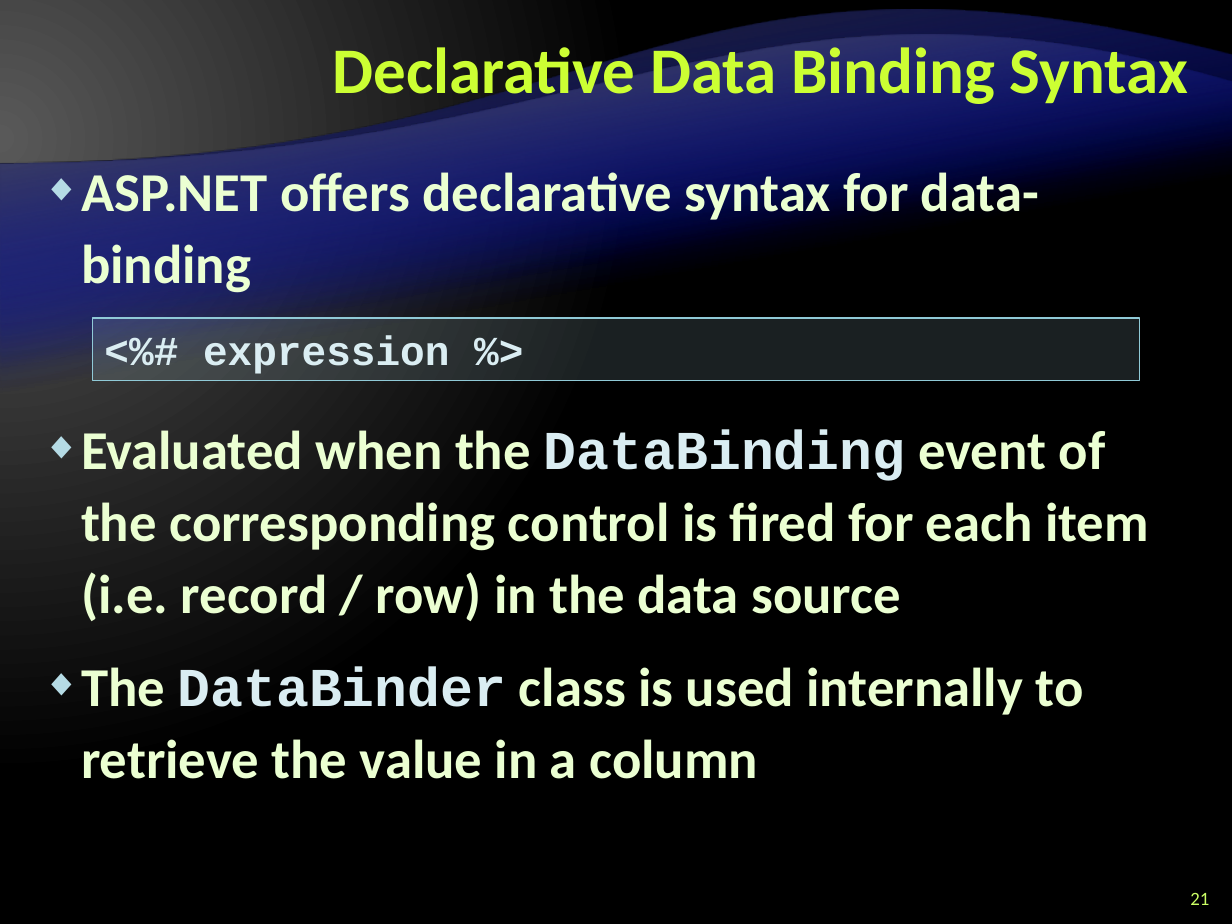
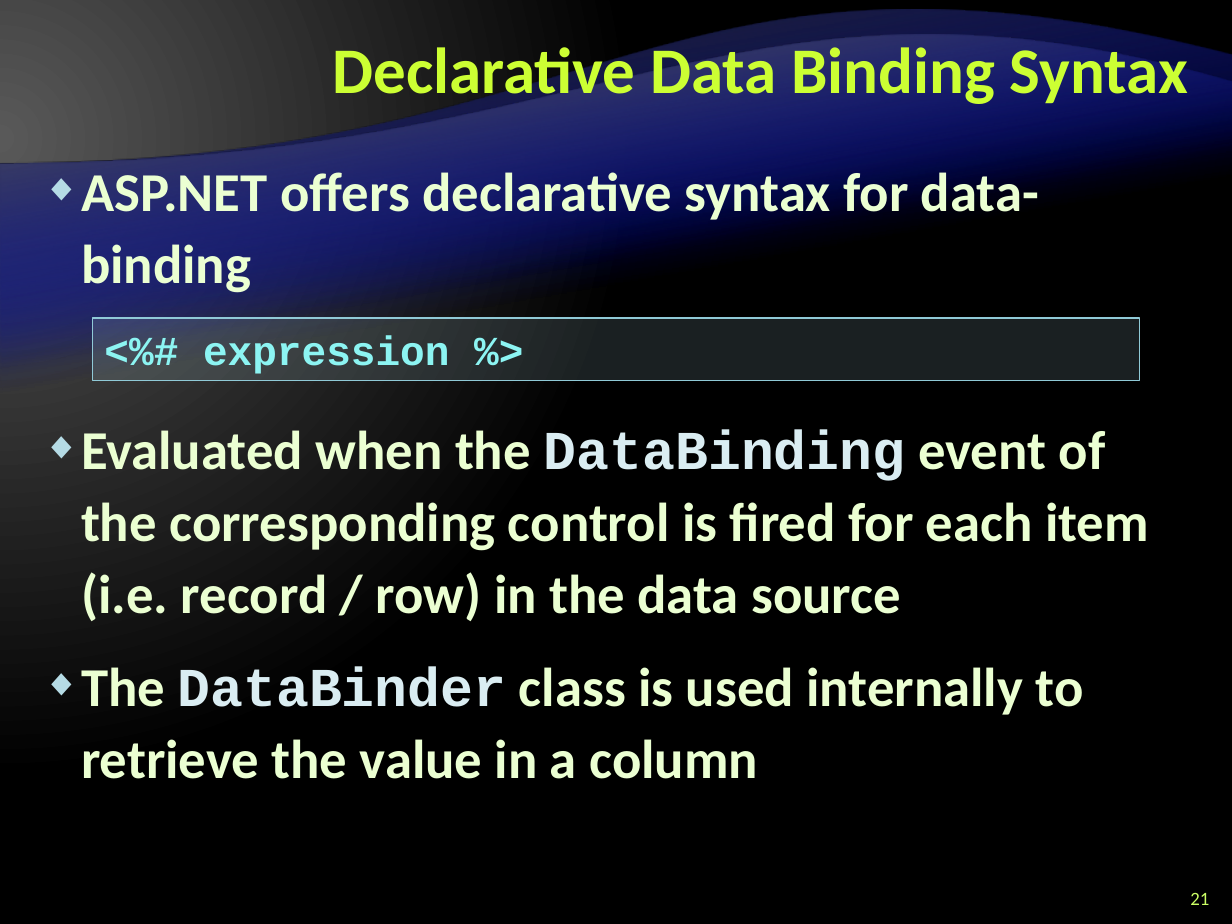
Before and after one commit to Graveheart/aspnetcourse, a slide deck: slide 21 of 2010/lectures/9. ASP.NET-Data-Binding.pptx. Drawn at 1232x924 pixels with LibreOffice and Linux fonts; fonts in the diff are those of the drawing; background and template pictures are left out. Boxes give left, top, right and bottom in pixels: in the first picture for what was removed or moved away, otherwise in the second. Text is boxed around its words. In the diff, an @@ line names an element or a change of style, - is before the commit and + after.

Commit message:
fixing the data binding lecture

```diff
--- a/2010/lectures/9. ASP.NET-Data-Binding.pptx
+++ b/2010/lectures/9. ASP.NET-Data-Binding.pptx
@@ rectangle "<%# expression %>" at [92,318,1140,379]: text colour #DAEDF2 to #8CF4F2 @@
```
Also in this commit, not shown: 17 other slides changed.
